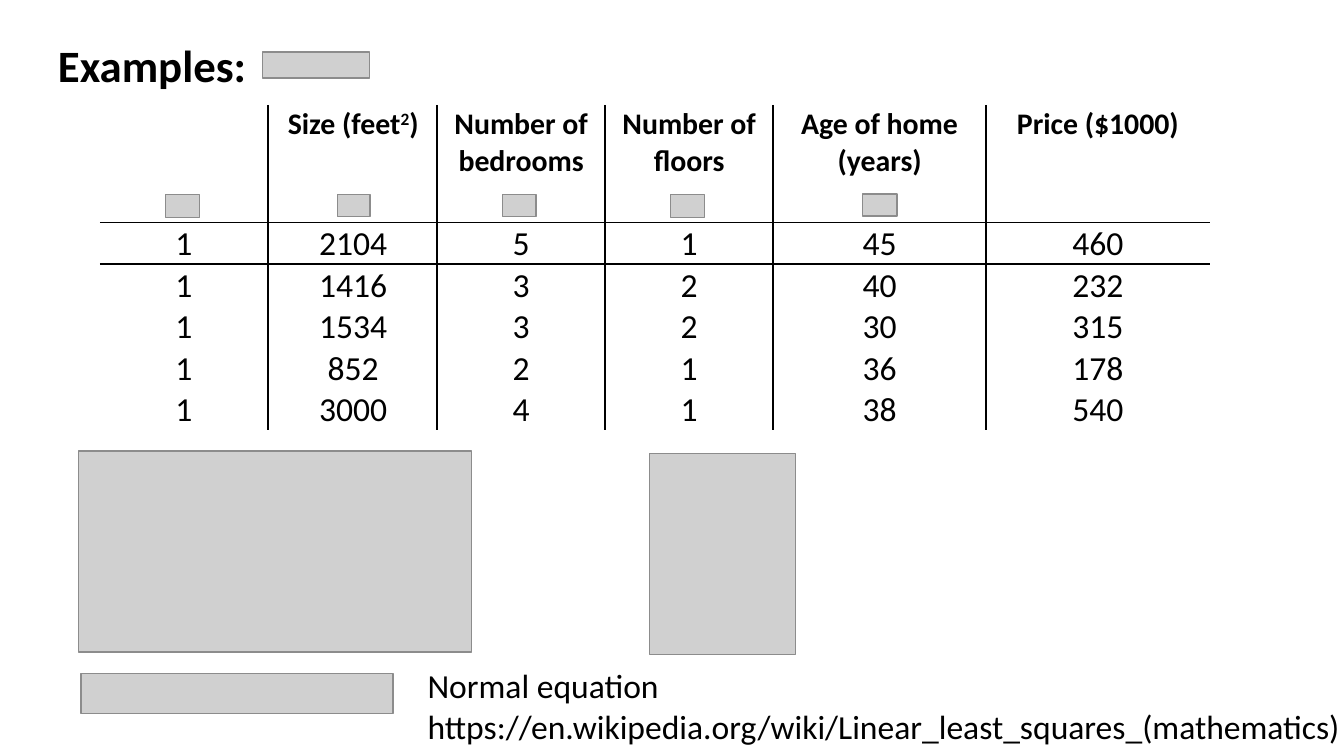
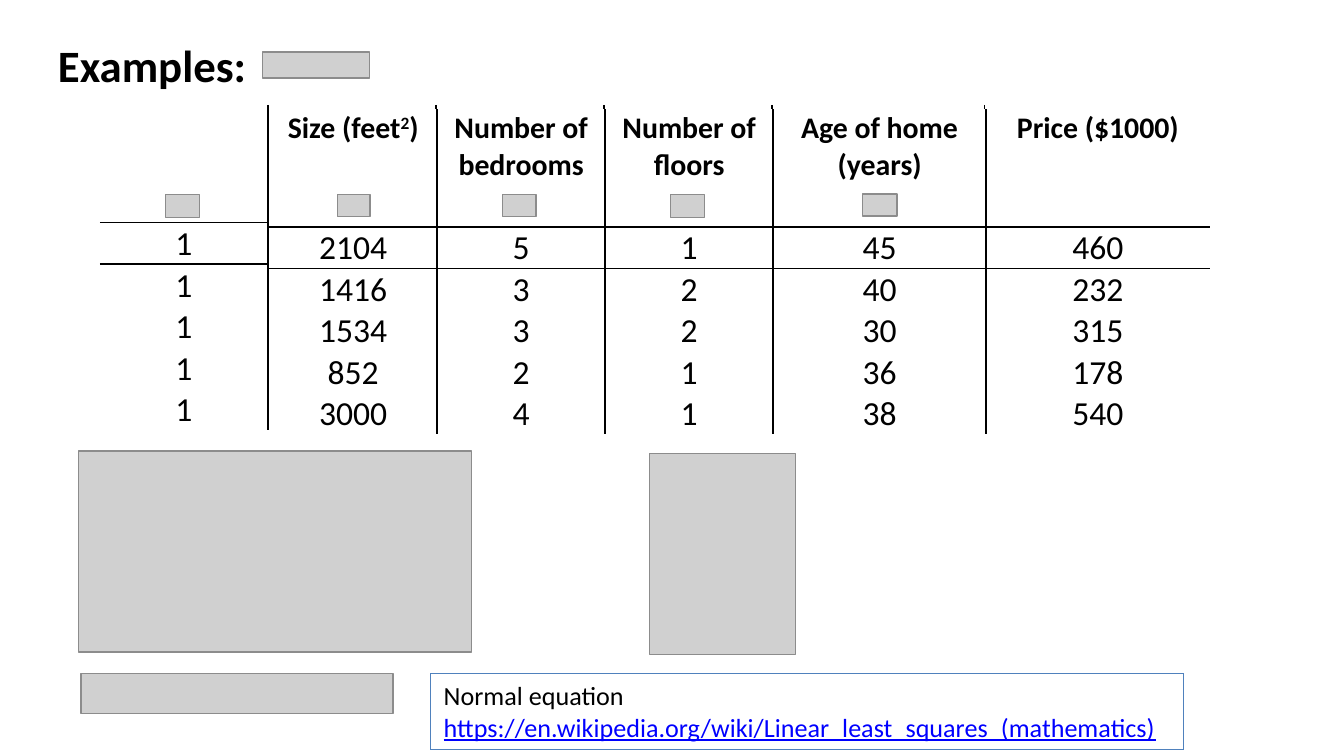
Before and after one commit to jayurbain/DataScienceIntro, a slide deck: slide 42 of slides/08_linear_regression.pptx (slide 40 before the commit). Drawn at 1344x756 pixels with LibreOffice and Linux fonts; fonts in the diff are those of the drawing; grey boxes stand for pictures; background and template pictures are left out. Boxes give left, top, right and bottom in pixels: in the first picture for what was removed or moved away, otherwise in the second. Text is boxed around its words. In the diff, an @@ line names an element or a change of style, - is before the commit and + after.

Commit message:
update to linear regression notebook and slides

```diff
--- a/slides/08_linear_regression.pptx
+++ b/slides/08_linear_regression.pptx
@@ table: place and size @@
-table at box(269, 105, 1210, 430)
+table at box(269, 109, 1210, 434)
@@ rectangle "Normal equation": place and size @@
-rectangle "Normal equation" at box(428, 674, 1340, 745)
+rectangle "Normal equation" at box(430, 673, 1183, 750)
@@ rectangle "Normal equation" at box(430, 673, 1183, 750): size 18 to 14 pt; text colour #000000 to #0000FF, underline on in "https://en.wikipedia.org/wiki/Linear_least_squares_(mathemat ..."; outline none to #4F81BD 0.75 pt @@
```
Also in this commit, not shown: 3 other slides changed, 2 slides added, 6 other files.
